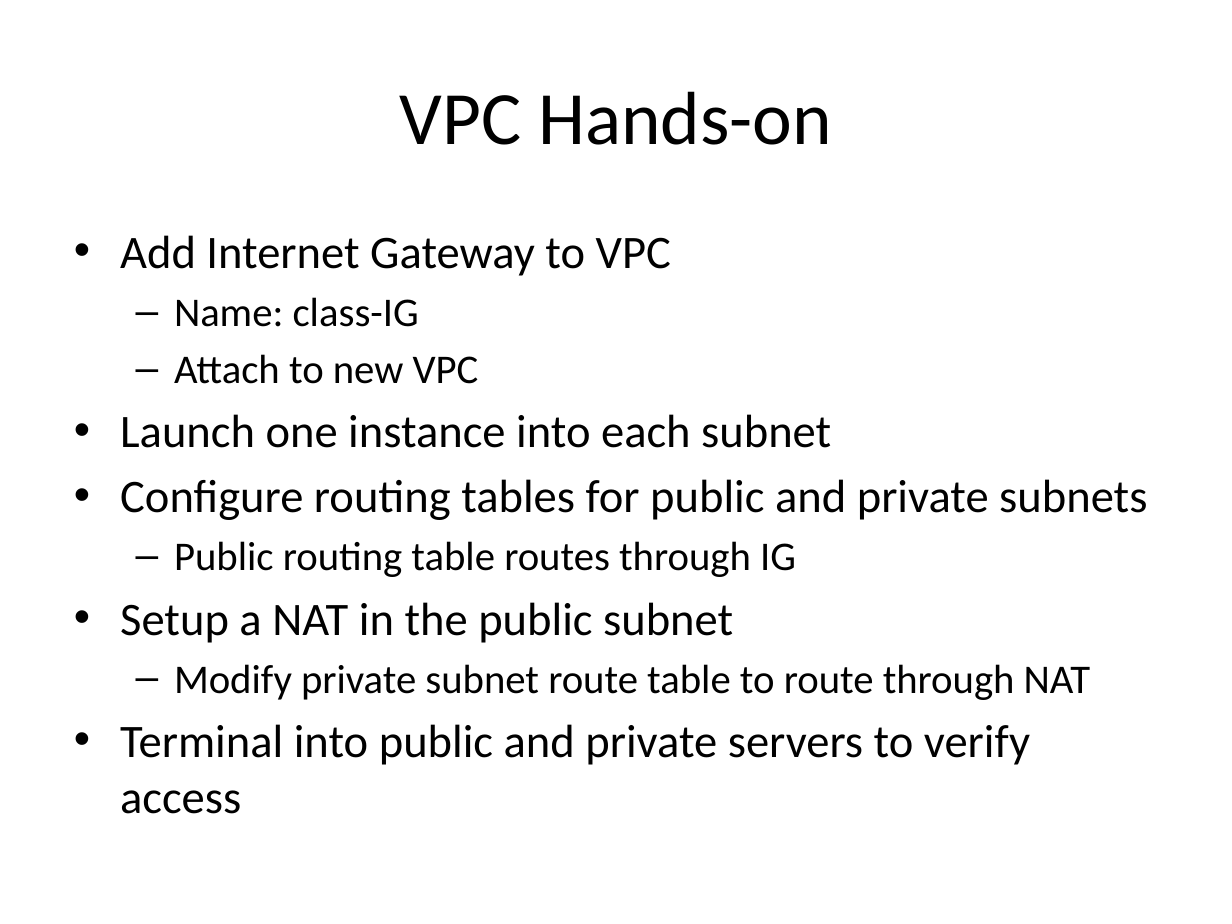
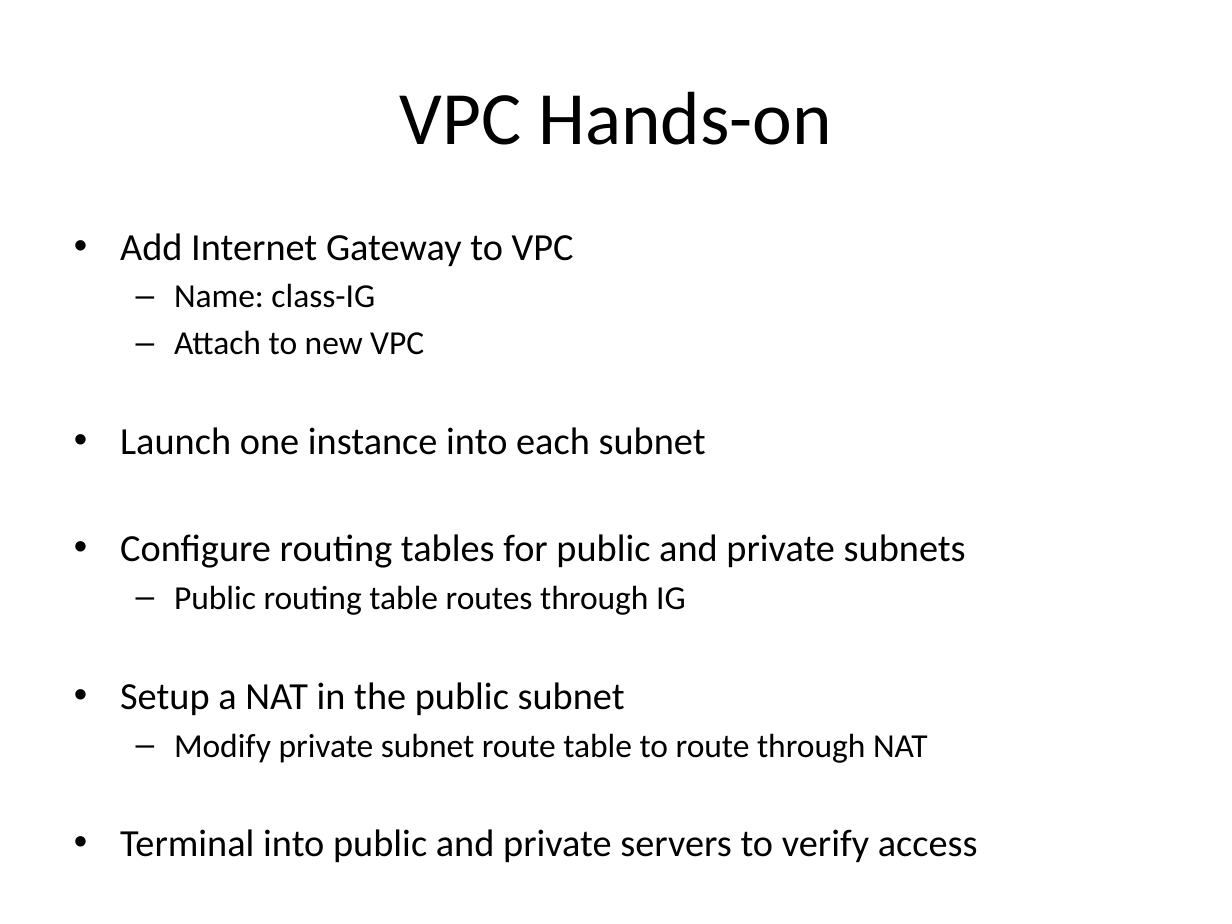
Before and after one commit to jasondbaker/infrastructure-class, a slide deck: slide 28 of infrastructure-week-5.pptx. Drawn at 1232x924 pixels with LibreOffice and Linux fonts; fonts in the diff are those of the drawing. Boxes give left, top, right and bottom in pixels: in the first picture for what was removed or moved away, otherwise in the second. Text is boxed around its words. In the diff, an @@ line names an element or a change of style, - is before the commit and + after.

```diff
--- a/infrastructure-week-5.pptx
+++ b/infrastructure-week-5.pptx
@@ text "Add Internet Gateway to VPC" at (120, 233, 978, 863): size 27.2 to 22.4 pt in "Add Internet Gateway to VPC", "Launch one instance into each subnet", "Configure routing tables for public and private ...", "Setup a NAT in the public subnet" and 1 more places; size 23.8 to 19.6 pt in "Name: class-IG", "Attach to new VPC", "Public routing table routes through IG", "Modify private subnet route table to route ..." @@
```
Also in this commit, not shown: 17 other slides changed, 1 other file.
